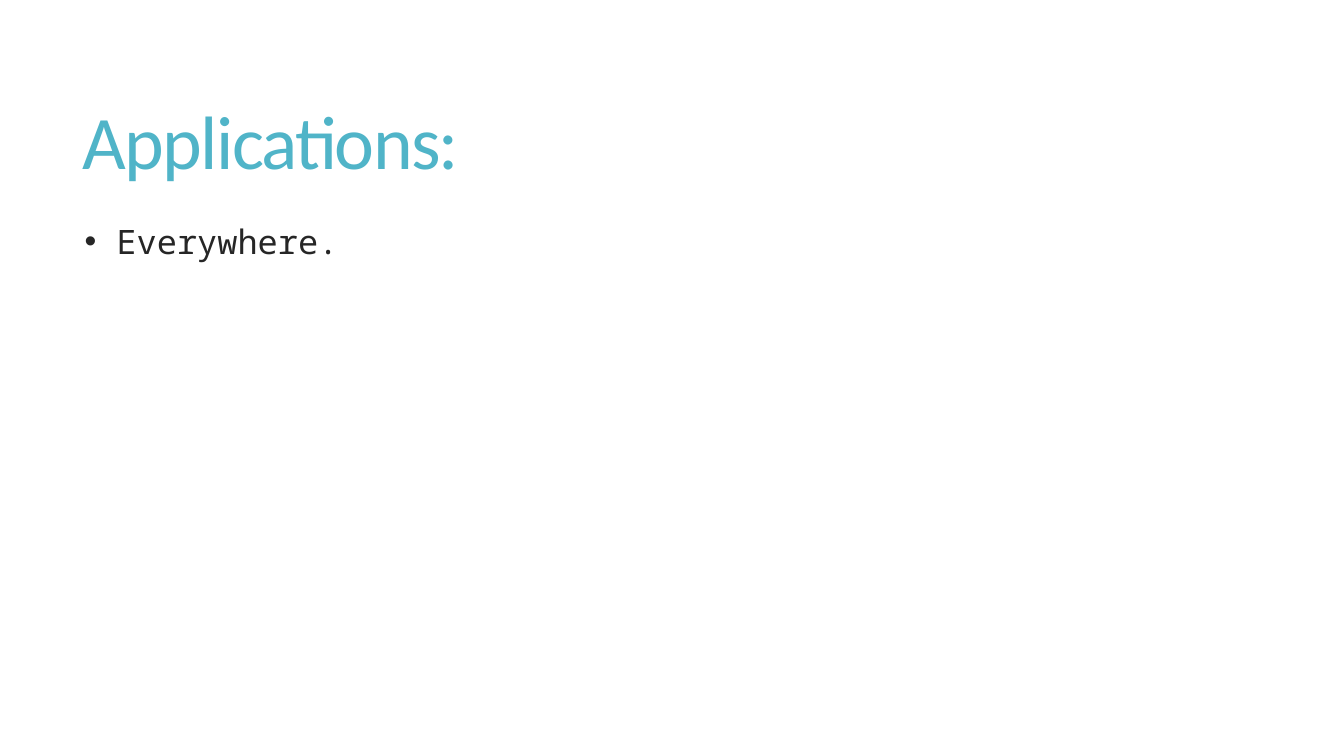
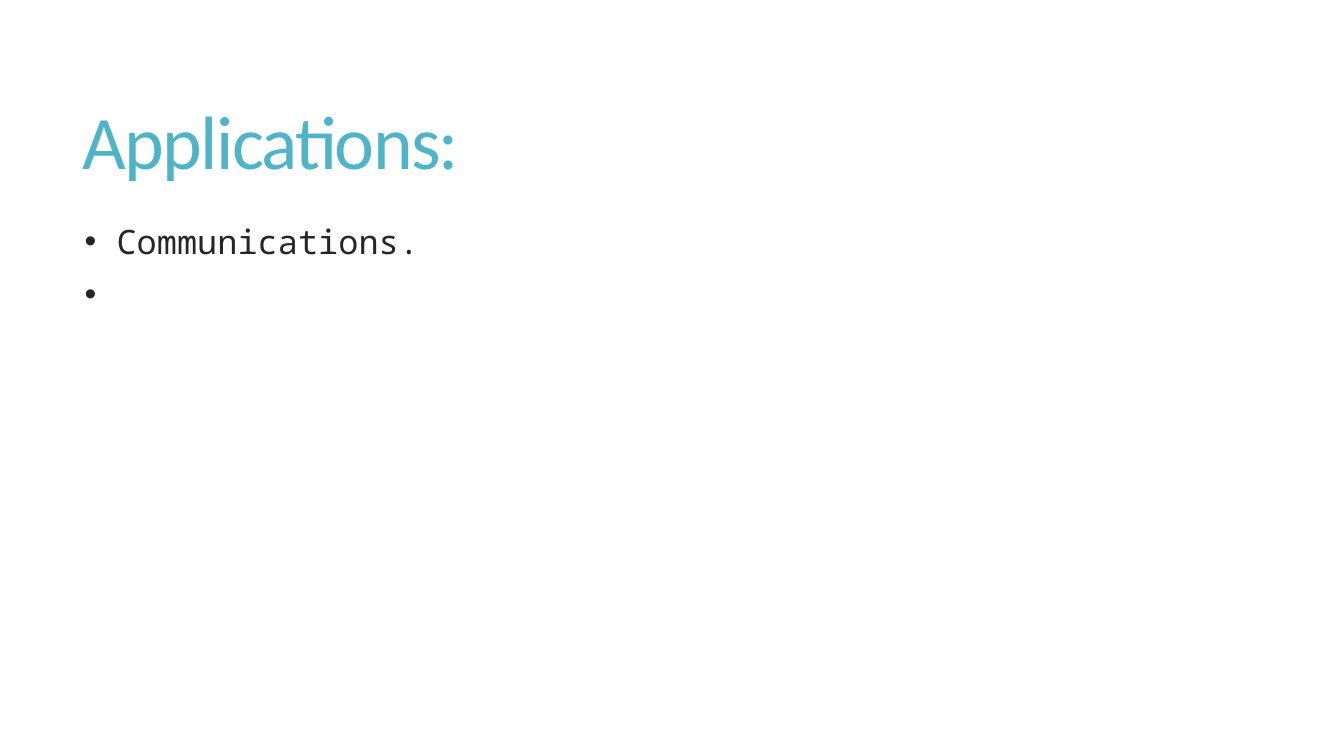
Before and after one commit to mrsfgl/ece466_dsp_ss2022, a slide deck: slide 9 of Lecture Slides/Lecture_0.pptx. Drawn at 1344x756 pixels with LibreOffice and Linux fonts; fonts in the diff are those of the drawing. Boxes give left, top, right and bottom in pixels: in the first picture for what was removed or moved away, otherwise in the second. Text is boxed around its words. In the diff, an @@ line names an element or a change of style, - is before the commit and + after.

```diff
--- a/Lecture Slides/Lecture_0.pptx
+++ b/Lecture Slides/Lecture_0.pptx
@@ text at [117, 228, 420, 255]: text changed @@
-• Everywhere.
+• Communications.
```
Also in this commit, not shown: 5 other slides changed, 3 slides added, 1 slide removed, 7 other files.
